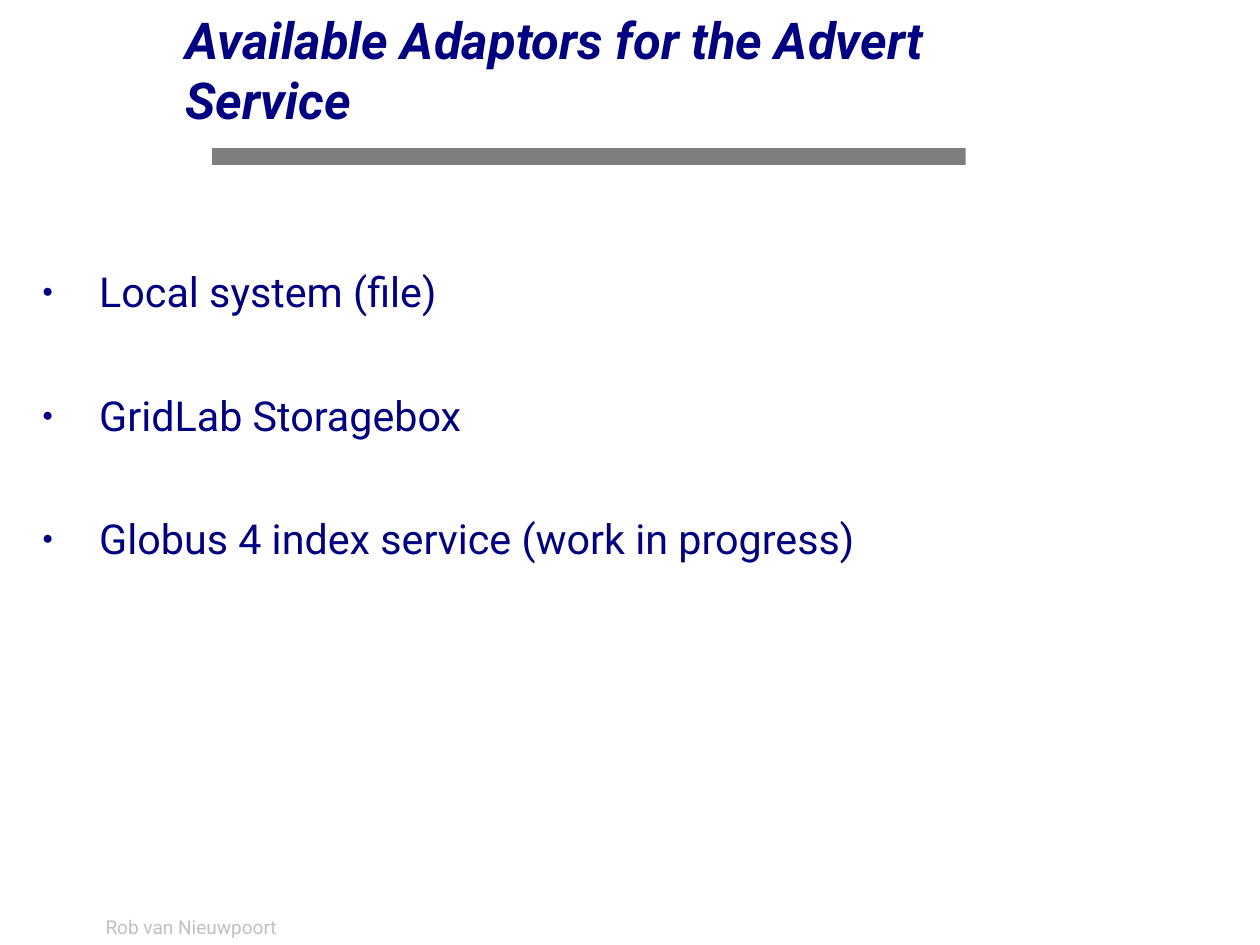
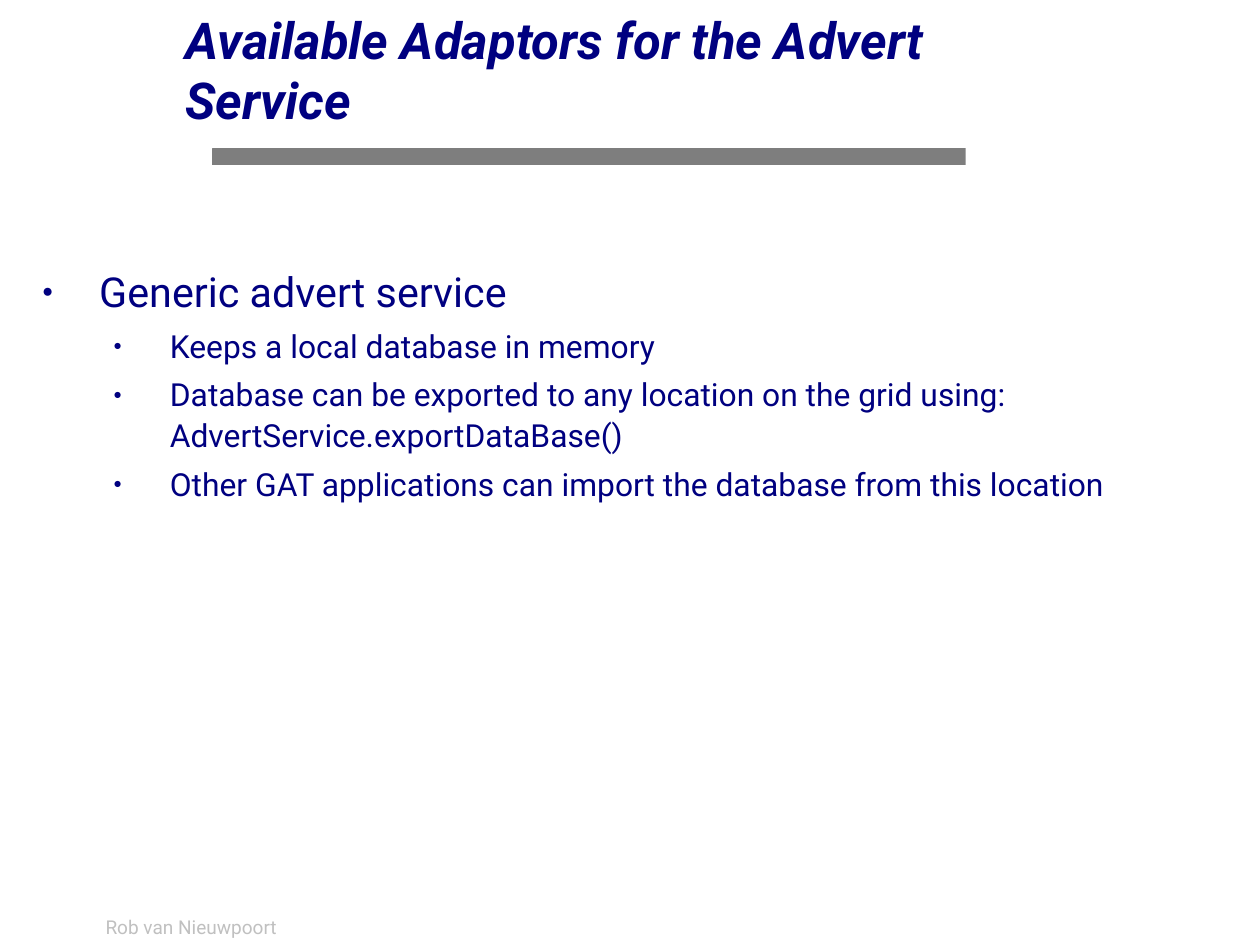
Before and after one commit to JungleComputing/javagat, a slide deck: slide 79 of doc/tutorial/tutorial.ppt (slide 80 before the commit). Drawn at 1260x945 pixels with LibreOffice and Linux fonts; fonts in the diff are those of the drawing; background and template pictures are left out. Boxes give left, top, right and bottom in pixels: in the first picture for what was removed or moved away, otherwise in the second. Text is boxed around its words. In the diff, an @@ line names an element or a change of style, - is before the commit and + after.

```diff
--- a/doc/tutorial/tutorial.ppt
+++ b/doc/tutorial/tutorial.ppt
@@ text at bbox=[99, 276, 1104, 503]: text changed; size 26 to 20 pt @@
-● Local system (file)
-● GridLab Storagebox
-● Globus 4 index service (work in progress)
+● Generic advert service
+  ● Keeps a local database in memory
+  ● Database can be exported to any location on the grid using:
+    AdvertService.exportDataBase()
+  ● Other GAT applications can import the database from this location
```
Also in this commit, not shown: 76 other slides changed, 1 slide removed, 14 other files.
